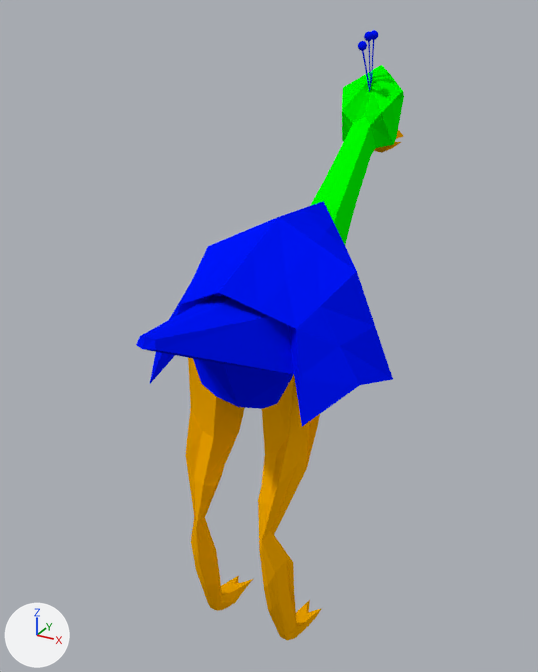
An edit to the Blender file Prototyp/Assets/Models/Level2/Bird/NeonBird.blend, drawn before and after from the same camera.
One viewpoint serves both versions: a camera (50 mm lens) standing at (4.36, -8.13, 3.9) and looking at (-0.48, 0.68, -0.51). Arrows for +X, +Y and +Z are at lower left; the lights stay in place.
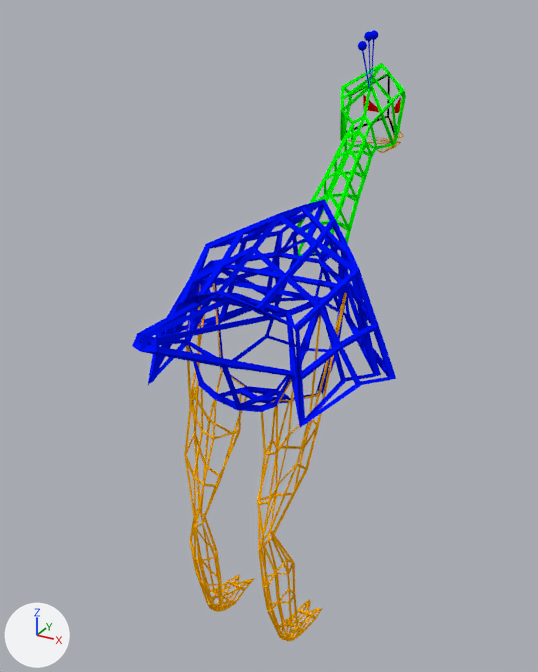
The change in detail:
Object 'Cube.007' (ob_cube_007) gains a WIREFRAME modifier named 'Wireframe'.
Modifier setting: thickness = 0.0515.
Object 'Cube.005' (ob_cube_005) gains a WIREFRAME modifier named 'Wireframe'.
Object 'Cube.004' (ob_cube_004) gains a WIREFRAME modifier named 'Wireframe'.
Modifier setting: thickness = 0.0341.
Object 'Cube.000' (ob_cube_000) gains a WIREFRAME modifier named 'Wireframe'.
Modifier setting: thickness = 0.0792.
Object 'Cube.006' (ob_cube_006) gains a WIREFRAME modifier named 'Wireframe'.
Modifier setting: thickness = 0.0893.
Object 'Cube.003' (ob_cube_003) gains a WIREFRAME modifier named 'Wireframe'.
Modifier setting: thickness = 0.0594.

Changed parts and their boxes [x1, y1, x2, y2] in the pictures (538 x 672 px):
'Cube.006', modifiers changed
    before: [150, 201, 393, 426]
    after: [148, 199, 396, 427]
'Cube.004', modifiers changed
    before: [185, 358, 322, 640]
    after: [184, 275, 347, 642]
'Cube.000', modifiers changed (6% taller)
    before: [136, 297, 294, 374]
    after: [132, 294, 295, 376]
'Cube.003', modifiers changed
    before: [310, 65, 404, 245]
    after: [297, 63, 406, 256]
'Cube.005', modifiers changed
    before: [374, 130, 404, 153]
    after: [347, 117, 404, 153]
